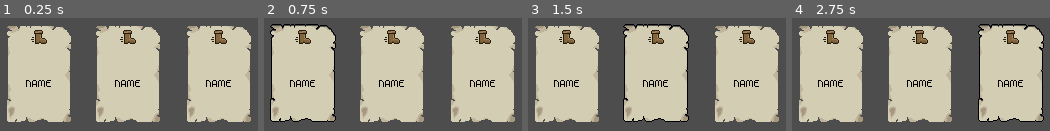
Above: before the commit, frames 1-4 (left to right).
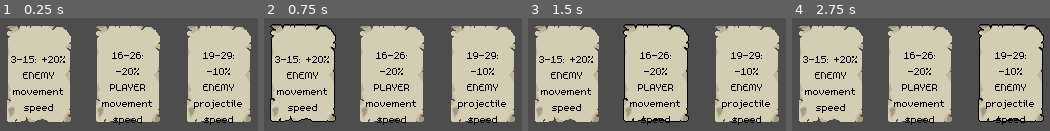
Above: after the commit, the same moments.

Repository: octoscorp/GDS-Jam2
Game: Godot game, scene res://scenes/card_choice.tscn
The game is run twice, just before and just after one commit, with the same random seed, the same clock (stepped at 60 frames per second) and the same inputs. This scene is started directly instead of the project's main scene.
Inputs (mouse positions are in pixels of both pictures, inside the frame that each line leads up to):
- Up to frame 1 (0.25 s): no input
- Up to frame 2 (0.75 s): tap Enter (ui_accept) at 0.5 s; move the mouse to (302, 73) at 0.52 s; hold D (player_right) from 0.53 s (still down)
- Up to frame 3 (1.5 s): tap Enter (ui_accept) at 0.77, 1.25 s; move the mouse to (657, 73) at 1.27 s; release D (player_right) at 1.28 s; hold S (player_down) from 1.28 s (still down)
- Up to frame 4 (2.75 s): tap Enter (ui_accept) at 1.52, 2 s; move the mouse to (1011, 73) at 2.02 s; release S (player_down) at 2.03 s; hold D (player_right) from 2.03 s (still down)

The runs differ from the first frame. In frame 1, 5.8% of the frame differs, in the area x 4-94%, y 10-95%; in frame 2, 5.8%; in frame 3, 5.8%; in frame 4, 5.8%.
Error before the commit: Parse Error: Expected identifier after "." for attribute access. (res://scripts/card_choice.gd:25)

Commit message:
level: add chest and chest functionality
Now can walk into them to trigger card choice.
BUG: Cards spawn in original area and are not in UI layer

Diff:
--- a/scenes/cards/_base_card.tscn
+++ b/scenes/cards/card.tscn
@@ -2,5 +2,5 @@
 
 [ext_resource type="Script" uid="uid://qru3be0cy4v8" path="res://scripts/card.gd" id="1_7stpj"]
 
-[node name="BaseCard" type="Node"]
+[node name="Card" type="Node"]
 script = ExtResource("1_7stpj")
--- /dev/null
+++ b/scenes/chest.tscn
@@ -0,0 +1,21 @@
+[gd_scene load_steps=4 format=3 uid="uid://bte3t4qiw72cl"]
+
+[ext_resource type="Texture2D" uid="uid://d2s6rruf2ty82" path="res://media/chest.png" id="1_oii8l"]
+[ext_resource type="Script" uid="uid://d0idhujgk2daw" path="res://scripts/chest.gd" id="1_sy5e1"]
+
+[sub_resource type="RectangleShape2D" id="RectangleShape2D_sy5e1"]
+size = Vector2(28, 16)
+
+[node name="Chest" type="Area2D"]
+collision_layer = 4
+script = ExtResource("1_sy5e1")
+
+[node name="Sprite2D" type="Sprite2D" parent="."]
+texture = ExtResource("1_oii8l")
+
+[node name="CollisionShape2D" type="CollisionShape2D" parent="."]
+shape = SubResource("RectangleShape2D_sy5e1")
+
+[node name="AnimationPlayer" type="AnimationPlayer" parent="."]
+
+[connection signal="area_entered" from="." to="." method="_on_area_entered"]
--- a/scenes/level.tscn
+++ b/scenes/level.tscn
@@ -37,7 +37,6 @@
 rotation = 1.5708
 
 [node name="Timer" type="Timer" parent="PlayerCamera/SpawningPath"]
-wait_time = 3.0
 autostart = true
 
 [node name="LuckRerollTimer" type="Timer" parent="."]
--- a/scenes/player.tscn
+++ b/scenes/player.tscn
@@ -9,7 +9,7 @@
 [sub_resource type="CircleShape2D" id="CircleShape2D_g2els"]
 radius = 100.0
 
-[node name="Player" type="Area2D" groups=["enemy_target"]]
+[node name="Player" type="Area2D" groups=["enemy_target", "is_player", "triggers_chest"]]
 script = ExtResource("1_g2els")
 
 [node name="Sprite2D" type="Sprite2D" parent="."]
--- a/scripts/card.gd
+++ b/scripts/card.gd
@@ -46,6 +46,14 @@
 	PLAYER_TARGETS_PROJECTILES,
 	ENEMY_TARGETS_PROJECTILES,
 	ENEMY_TARGETS_ENEMY,	# Possibly OP
+}
+
+# 1 if not specified
+const allowed_count = {
+	ID.PLAYER_PROJECTILE_SPEED_10: 2,
+	ID.PLAYER_PROJECTILE_SPEED_10_NEGATIVE: 3,
+	ID.ENEMY_PROJECTILE_SPEED_10: 2,
+	ID.ENEMY_PROJECTILE_SPEED_10_NEGATIVE: 3,
 }
 
 # Percentage chance that a given luck value falls within the bounds
@@ -213,7 +221,27 @@
 var upper_bound: int
 var is_active: bool = false
 
-func _ready():
+static func get_random_card_id():
+	return randi() % ID.size()
+
+static func no_more_allowed(card_id):
+	# TODO: count nodes in group
+	var count_in_play = 0
+	var allowed = 1
+	if card_id in allowed_count.keys():
+		allowed = allowed_count[card_id]
+	if count_in_play < allowed:
+		return false
+	return true
+
+static func create_from_id(card_id: Card.ID):
+	var output = preload("res://scenes/cards/card.tscn").instantiate()
+	output.card_id = card_id
+	output.prepare()
+	# it helps if you make it return. Code at normal hours, folks
+	return output
+
+func prepare():
 	var range = chances[card_id]
 	lower_bound = randi() % (100 - range)
 	upper_bound = lower_bound + range
--- a/scripts/card_choice.gd
+++ b/scripts/card_choice.gd
@@ -5,31 +5,34 @@
 var cards: Array
 
 func _ready():
-  # I don't trust myself to prototype this efficiently
-  var thread = Thread.new()
-  thread.start(self, "choose_3_cards", null)
+	# I don't trust myself to prototype this efficiently
+	var thread = Thread.new()
+	thread.start(choose_3_cards)
 
 func choose_3_cards():
-  cards = []
-  var i = 0
-  while cards.size() < 3 and i < 30:
-    i += 1
-    var card = Card.get_random_card_id()
-    if (Card.no_more_allowed(card_id)):
-      continue
-    cards.append(Card.create_from_id(card_id))
-  call_deferred("display_card_options)
+	cards = []
+	var i = 0
+	while cards.size() < 3 and i < 30:
+		print("Attempt to pull card")
+		i += 1
+		var card_id = Card.get_random_card_id()
+		if (Card.no_more_allowed(card_id)):
+			continue
+		print("Added %d" % card_id)
+		cards.append(Card.create_from_id(card_id))
+	call_deferred("display_card_options")
 
 func display_card_options():
-  # TODO: requires handling fewer available options
-  $"./HBoxContainer/CardOption1".set_card(cards[0])
-  $"./HBoxContainer/CardOption2".set_card(cards[1])
-  $"./HBoxContainer/CardOption3".set_card(cards[2])
+	# TODO: requires handling fewer available options
+	print(cards)
+	$HBoxContainer/CardOption1.set_card(cards[0])
+	$HBoxContainer/CardOption2.set_card(cards[1])
+	$HBoxContainer/CardOption3.set_card(cards[2])
 
-  # Should pause the game and allow selection of card
-  card_choice_triggered.emit()
-  self.visible = true
+	# Should pause the game and allow selection of card
+	card_choice_triggered.emit()
+	self.visible = true
 
 func _on_card_option_card_option_selected():
-  # TODO: Add card to selected roster
-  pass
+	# TODO: Add card to selected roster
+	pass
--- /dev/null
+++ b/scripts/chest.gd
@@ -0,0 +1,15 @@
+extends Area2D
+
+const CARD_CHOICE = preload("res://scenes/card_choice.tscn")
+
+func _ready():
+	# TODO: play spawning animation
+	pass
+
+func _on_area_entered(area: Area2D) -> void:
+	if not area.is_in_group("triggers_chest"):
+		return
+	# TODO: Pickup animation
+	var choice = CARD_CHOICE.instantiate()
+	get_tree().root.call_deferred("add_child", choice)
+	self.call_deferred("queue_free")
--- a/scripts/enemy.gd
+++ b/scripts/enemy.gd
@@ -34,7 +34,6 @@
 
 func destroy():
 	# TODO: Play animation first
-	# TODO: make receiver create chest if needed
 	enemy_died.emit(position)
 	self.queue_free()
 
--- a/scripts/level.gd
+++ b/scripts/level.gd
@@ -2,8 +2,12 @@
 
 signal luck_value_changed
 
+const CHEST = preload("res://scenes/chest.tscn")
 const LUCK_MAX = 99
+const XP_THRESHOLD_INCREASE = 1.2
 
+var xp_threshold = 4
+var experience_counter = 0
 var luck_value = 0
 
 func _ready():
@@ -19,3 +23,13 @@
 func _on_luck_value_changed() -> void:
 	# All abilities are configured upon this change
 	pass # Replace with function body.
+
+func _on_enemy_died(location: Vector2):
+	experience_counter += 1
+	if experience_counter < xp_threshold:
+		return
+	experience_counter = 0
+	xp_threshold = int(xp_threshold * XP_THRESHOLD_INCREASE)
+	var chest = CHEST.instantiate()
+	chest.global_position = location
+	get_tree().root.add_child(chest)
--- a/scripts/mob_spawning.gd
+++ b/scripts/mob_spawning.gd
@@ -3,6 +3,7 @@
 const PROBABILITY_CHANGE = 0.1
 const ENEMIES_BY_DIFFICULTY = [
 	preload("res://scenes/cactus.tscn"),
+	preload("res://scenes/enemy.tscn"),
 ]
 
 var probabilities = Array([], TYPE_FLOAT, "", null)
@@ -28,6 +29,8 @@
 	if (probabilities[probs_end] >= 3 * PROBABILITY_CHANGE) and \
 		probs_end < probabilities.size():
 		probs_end += 1
+		if probs_end >= probabilities.size():
+			probs_end -= 1
 
 func spawn():
 	var val = randf()
@@ -38,12 +41,19 @@
 			var mob_spawn_location = $SpawnLocation
 			mob_spawn_location.progress_ratio = randf()
 			mob.position = mob_spawn_location.global_position
+			mob.enemy_died.connect(_on_enemy_died)
 			$"../..".add_child(mob)
 
-# TESTING TODO REMOVE
+func _on_enemy_died(location: Vector2):
+	call_deferred("_cb_enemy_died", location)
+
+func _cb_enemy_died(location:Vector2):
+	$"../.."._on_enemy_died(location)
+
+# TESTING TODO Make better
 func _on_timer_timeout() -> void:
 	spawn()
 	count += 1
-	if count == 3:
+	if count == 20:
 		uptick_difficulty()
 		count = 0
Binary file added: media/chest.png
Not shown, added: scripts/chest.gd.uid
Not shown, added: media/wip/chest.xcf
